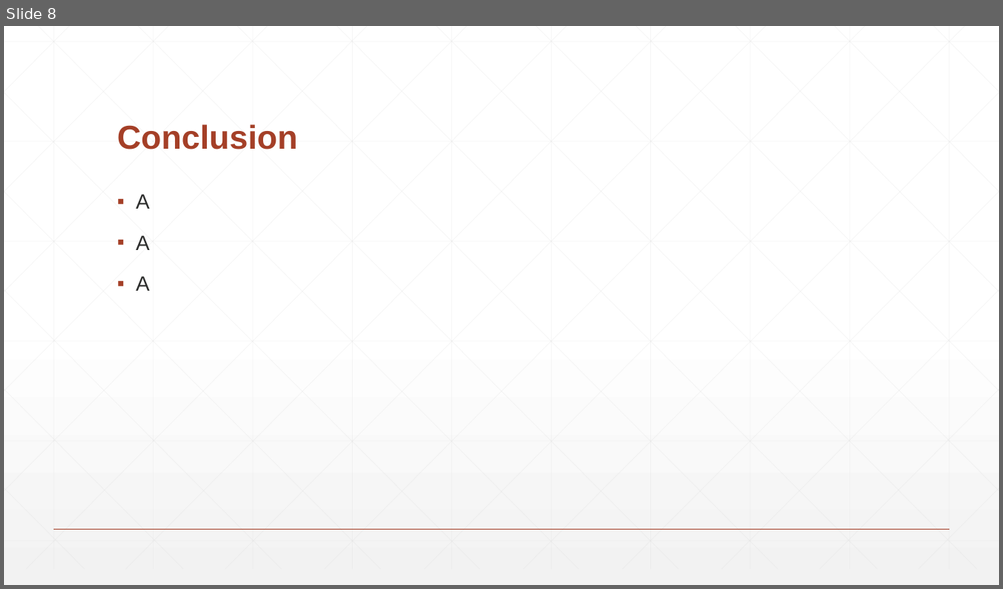
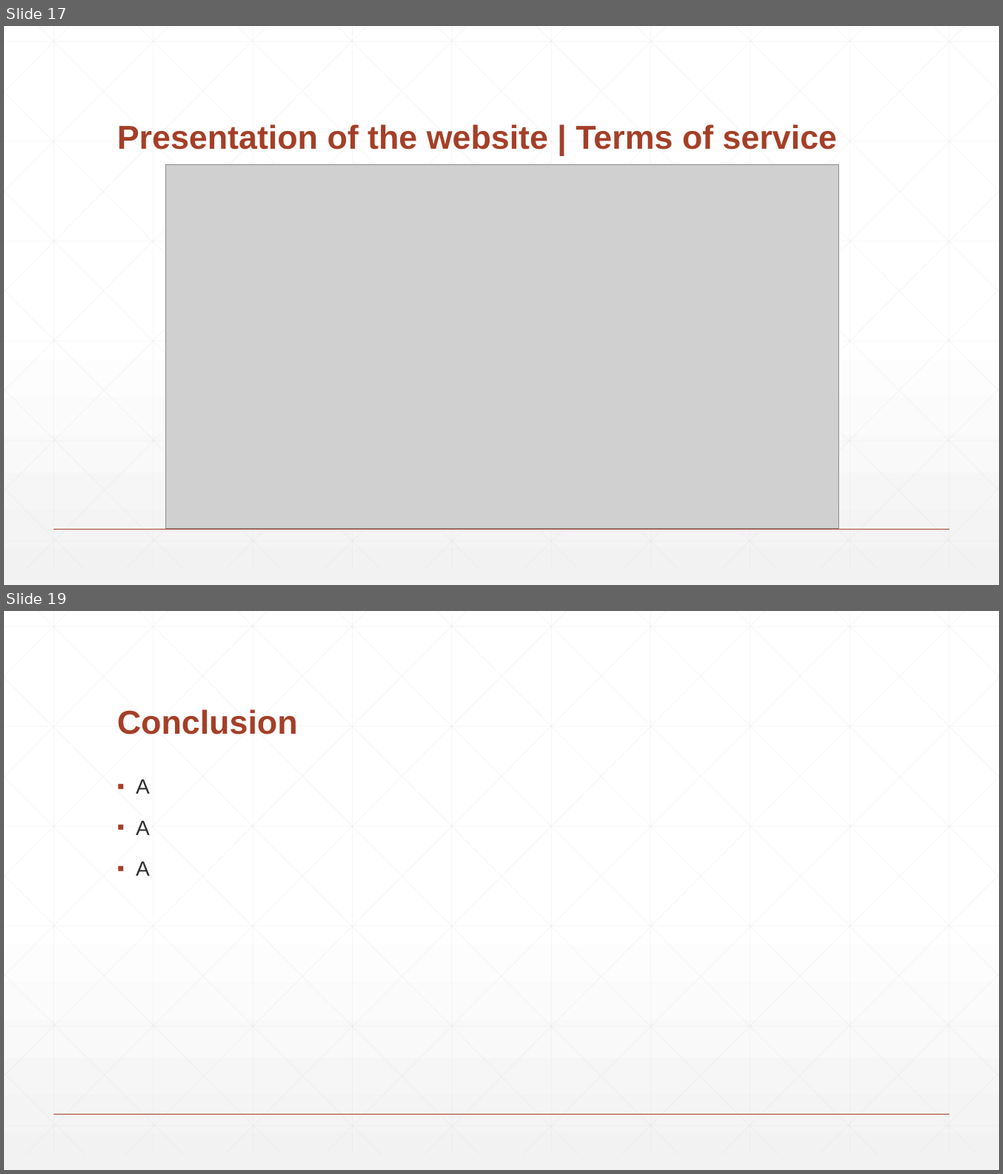
Before and after one commit to PaulFICOT/CESI_A2_Web_G2, a slide deck: Présentation/Web Project.pptx. Shown one above the other, each under a label of ours: slide 8 before the commit, slides 17 and 19 after it; the slides between them are not shown. The pictures are 1003x589 and 1003x1174 pixels, drawn with LibreOffice and Linux fonts; fonts in the diff are those of the drawing; grey boxes stand for pictures. Boxes give left, top, right and bottom in pixels: in the first picture for what was removed or moved away, otherwise in the second. Text is boxed around its words. In the diff, an @@ line names an element or a change of style, - is before the commit and + after.

```diff
--- a/Présentation/Web Project.pptx
+++ b/Présentation/Web Project.pptx
@@ slide 17 added at box(4, 26, 999, 585), background gradient #FFFFFF to #F2F2F2; not listed: 47 template elements that a slide beside it also shows @@
@@ title added at box(117, 124, 836, 150), 32 pt, text #A43F27, bold @@
+Presentation of the website | Terms of service
@@ picture added at box(166, 165, 839, 529) @@
@@ what was slide 8 is now slide 19 @@
```
Also in this commit, not shown: 4 slides changed, 10 other slides added, 4 other files.
